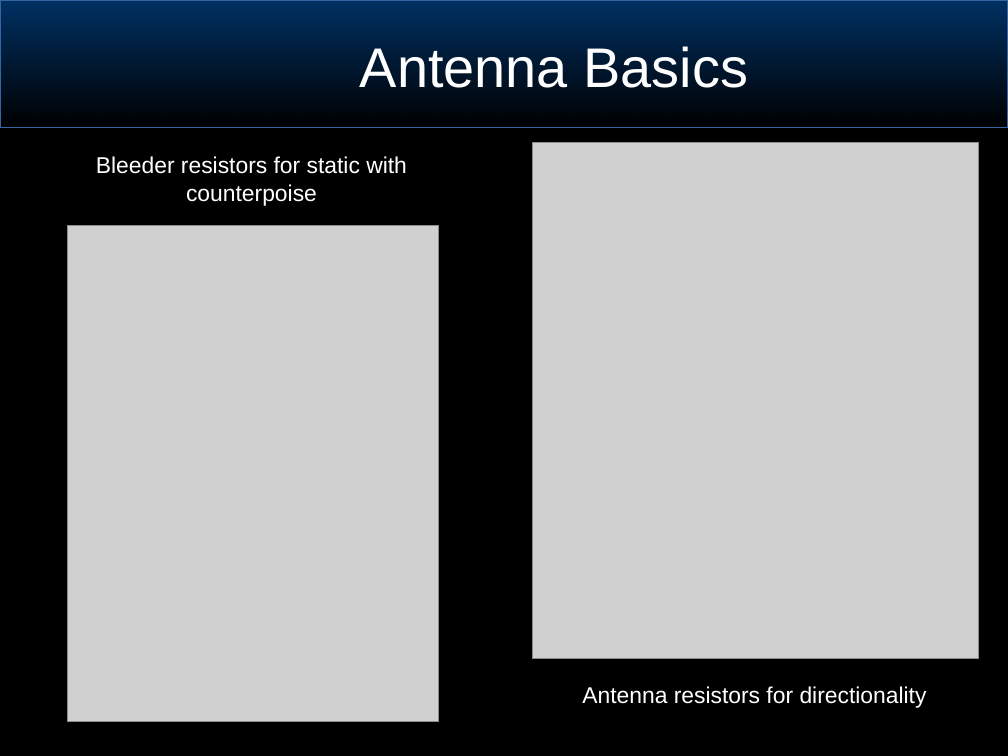
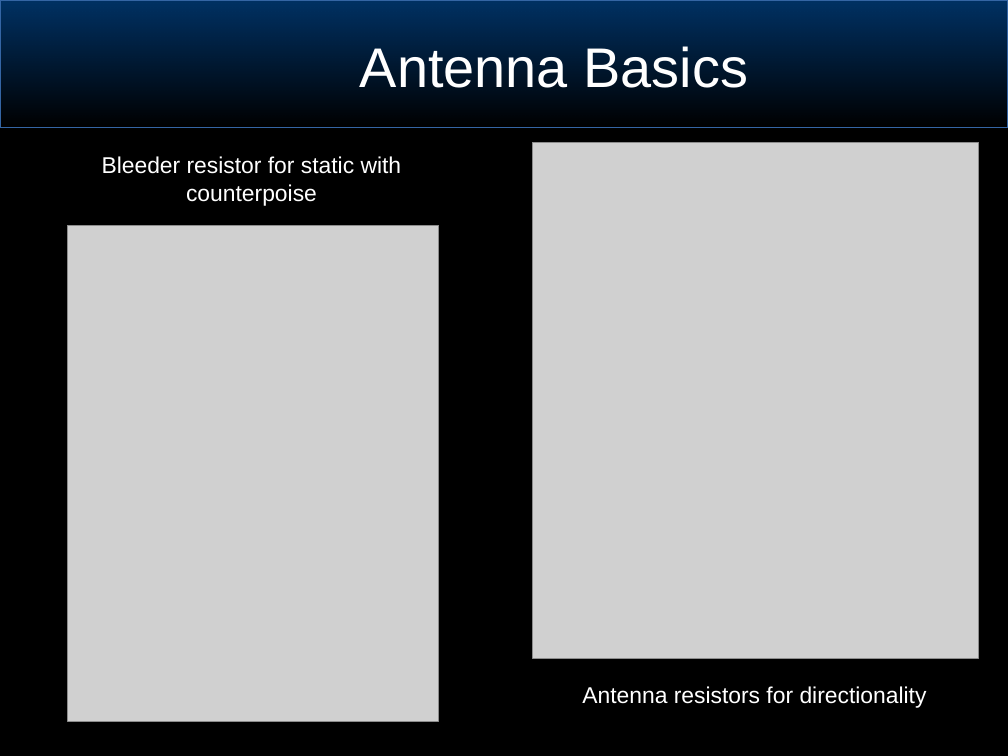
Before and after one commit to joeblankenship1/BRW_ANT_CLASS, a slide deck: slide 27 of BasicSignalsConcepts.odp. Drawn at 1008x756 pixels with LibreOffice and Linux fonts; fonts in the diff are those of the drawing; grey boxes stand for pictures; background and template pictures are left out. Boxes give left, top, right and bottom in pixels: in the first picture for what was removed or moved away, otherwise in the second. Text is boxed around its words. In the diff, an @@ line names an element or a change of style, - is before the commit and + after.

Commit message:
ADS-B antenna addition

```diff
--- a/BasicSignalsConcepts.odp
+++ b/BasicSignalsConcepts.odp
@@ text at (102, 156, 402, 206): text changed @@
-Bleeder resistors for static with counterpoise
+Bleeder resistor for static with counterpoise
```
Also in this commit, not shown: 1 slide added, 1 other file.
